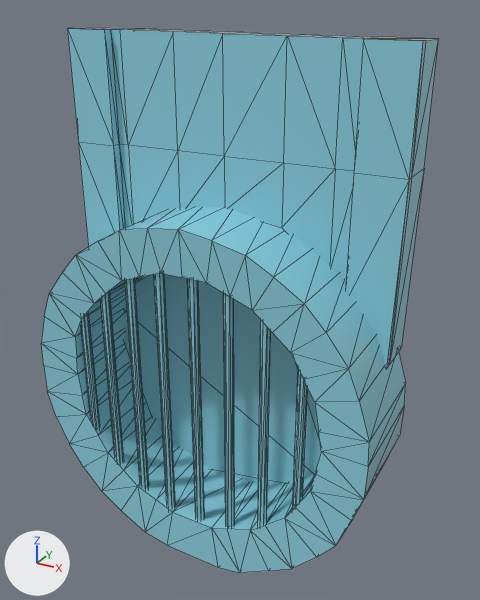
Renders of the FBX model Assets/3D/Models/Props/alcantarilla/rejilla/rejilla/rejilla.fbx from each side of a commit.
Both versions are drawn from a 50 mm lens placed at (-0.196, -0.005, 0.429), pointed at (-0.458, 0.471, 0.191). Arrows for +X, +Y and +Z are at lower left; the lights stay in place. The older version comes first. Mesh edges are drawn as thin lines. Where no turn or scale is listed for an object, it has been applied to the vertices.
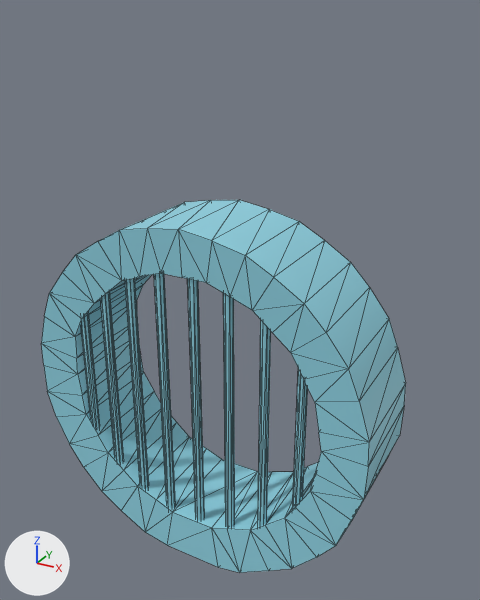
The newer file is also turned or shifted as a whole; pictures and numbers use the older file's frame.

What differs and where, as boxes [x1, y1, x2, y2] in the pictures (480 x 600 px):
'Cylinder012', reshaped (8% narrower, 32% shorter)
    before: [41, 27, 439, 573]
    after: [41, 200, 406, 573]
part 1 of me_mesh, deleted (cyan)
    before: [124, 274, 321, 484]
part 2 of me_mesh, deleted (cyan)
    before: [67, 27, 439, 369]

Patch to the scene script:
```diff
--- a/Assets/3D/Models/Props/alcantarilla/rejilla/rejilla/rejilla.fbx.py
+++ b/Assets/3D/Models/Props/alcantarilla/rejilla/rejilla/rejilla.fbx.py
@@ me_mesh @@
 # used by ob_cylinder012; location = (-0.4734, 0.4942, 0.1096)
-me_mesh.from_pydata(...)  # 353 vertices, 632 faces; spans x -0.167..0.164, y -0.09..0.013, z -0.166..0.304
+me_mesh.from_pydata(...)  # 270 vertices, 504 faces; spans x -0.167..0.164, y -0.09..0.007, z -0.166..0.164
+# me_mesh part 1: the loose piece of 18 vertices spanning x -0.153..0.151, y -0.016, z -0.151..0.148 is deleted
+# me_mesh part 2
+# 65 vertices are removed from x -0.151..0.157, y -0.028..0.013, z 0.052..0.304
+# 112 faces are deleted
 me_mesh.materials.append(mat_rejilla)
```
